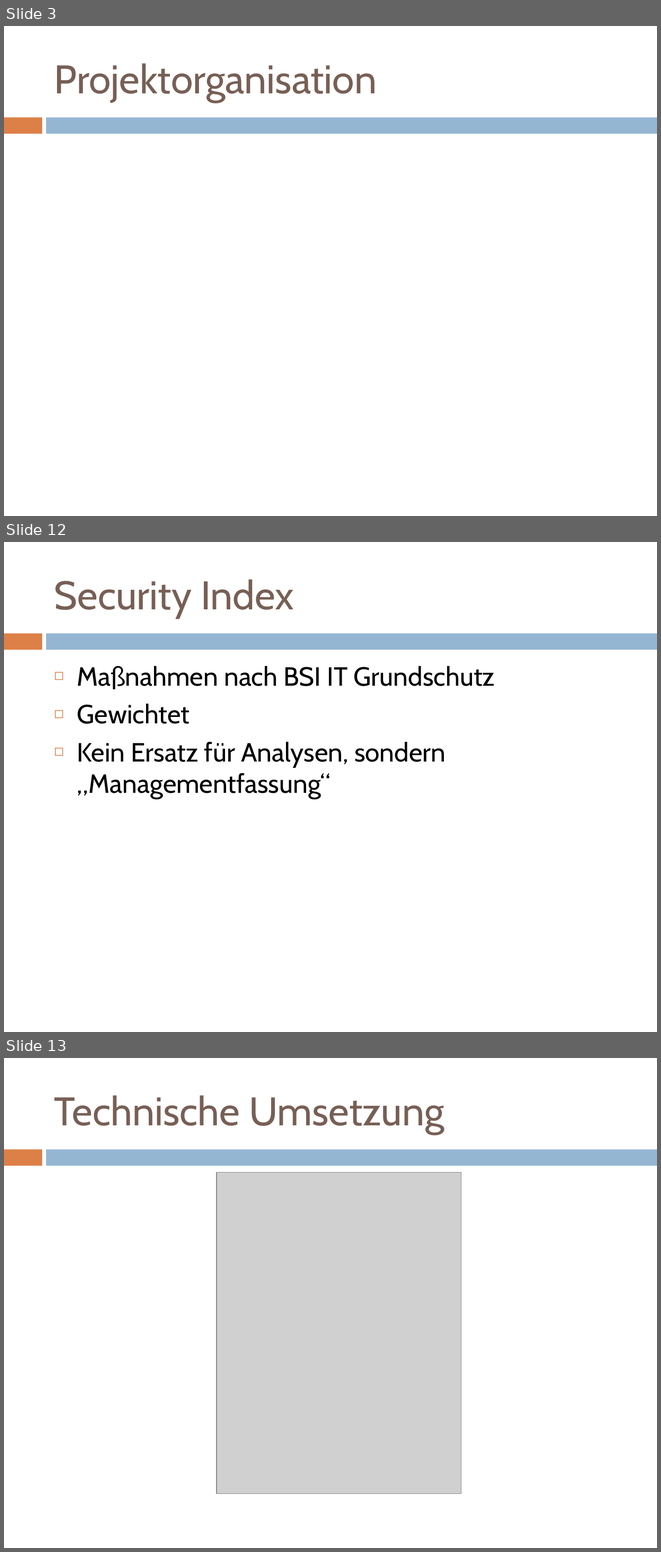
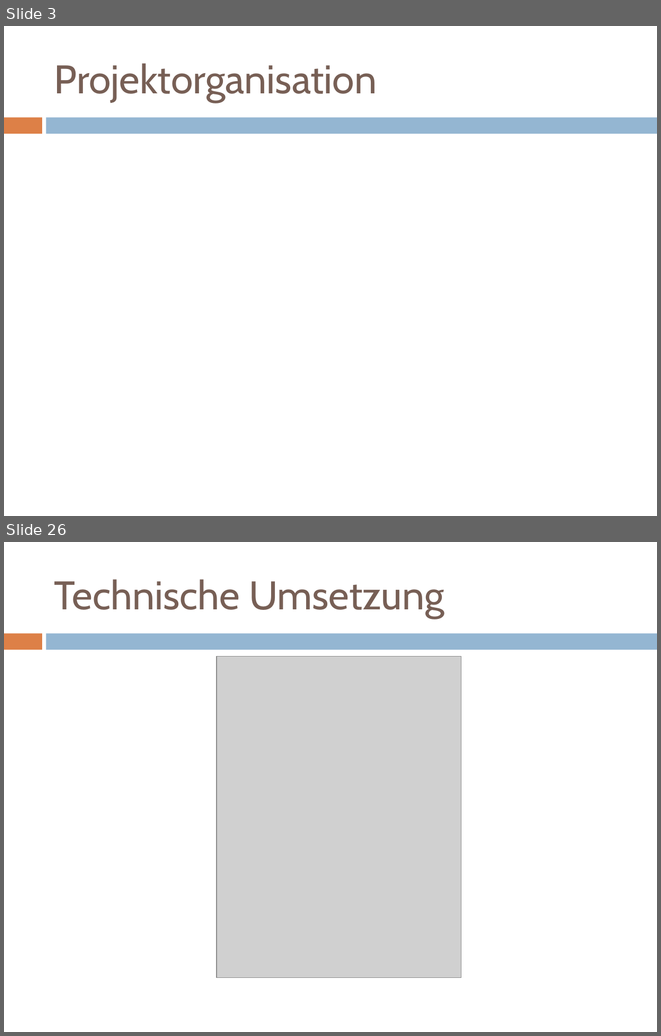
Before and after one commit to mvw/Wilddiebe10, a slide deck: keynote/praesentation.pptx. Shown one above the other, each under a label of ours: slides 3, 12 and 13 before the commit, slides 3 and 26 after it; the slides between them are not shown. The pictures are 661x1552 and 661x1036 pixels, drawn with LibreOffice and Linux fonts; fonts in the diff are those of the drawing; grey boxes stand for pictures. Boxes give left, top, right and bottom in pixels: in the first picture for what was removed or moved away, otherwise in the second. Text is boxed around its words. In the diff, an @@ line names an element or a change of style, - is before the commit and + after.

```diff
--- a/keynote/praesentation.pptx
+++ b/keynote/praesentation.pptx
@@ slide 12 removed at (4, 542, 657, 1032), background #FFFFFF; not listed: 2 template elements that a slide beside it also shows @@
@@ title removed at (54, 579, 294, 618) @@
-Security Index
@@ text removed at (77, 665, 495, 799) @@
-◻ Maßnahmen nach BSI IT Grundschutz
-◻ Gewichtet
-◻ Kein Ersatz für Analysen, sondern „Managementfassung“
@@ what was slide 13 is now slide 26 @@
```
Also in this commit, not shown: 7 slides changed, 15 slides added, 1 other file.
